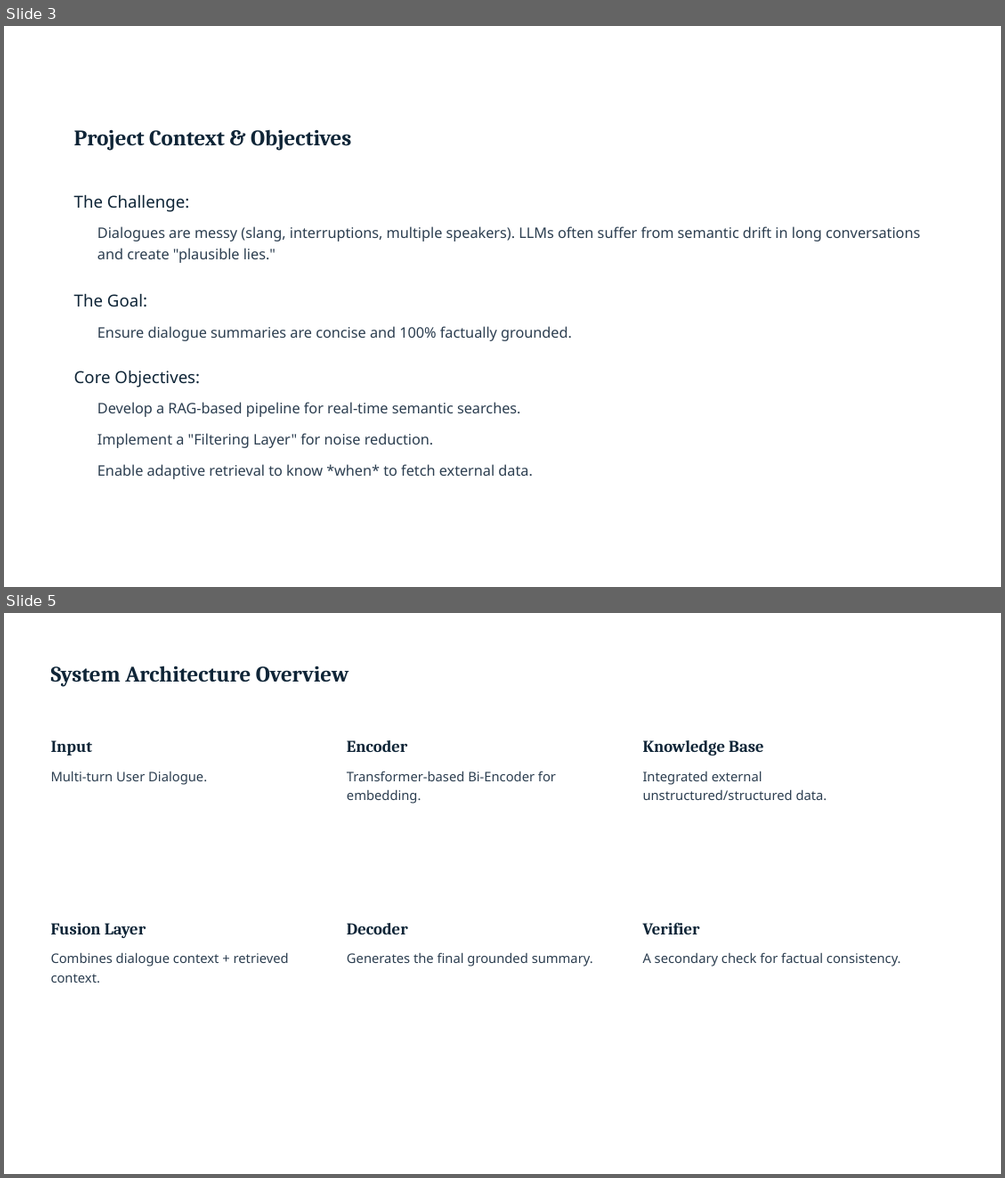
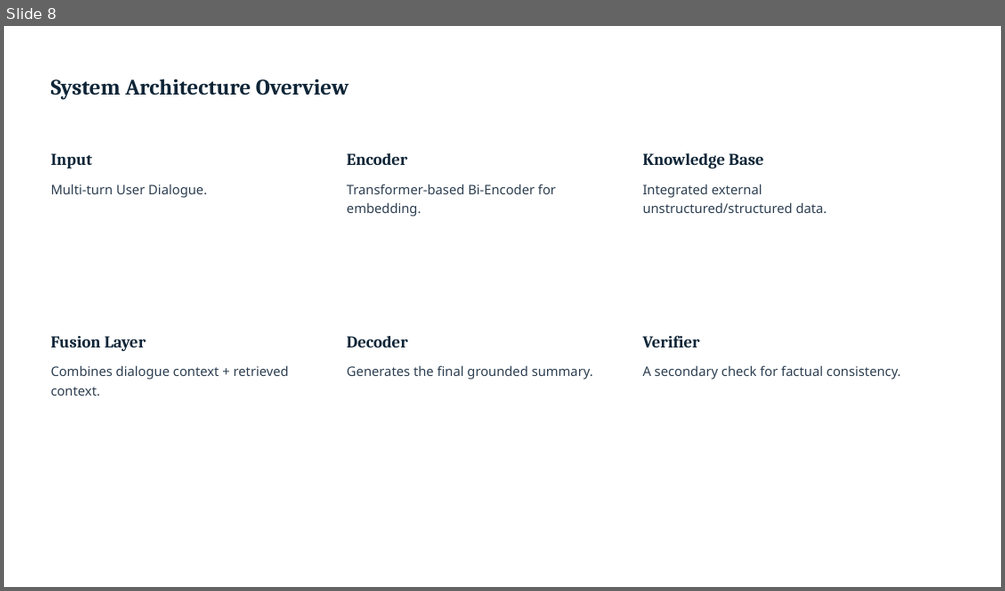
Before and after one commit to sOuL2000s/single-ppt-hosting-website, a slide deck: Q2_Project_Status_Update_Advanced_AI_Dialogue_Summarization_Framework.pptx. Shown one above the other, each under a label of ours: slides 3 and 5 before the commit, slide 8 after it; the slides between them are not shown. The pictures are 1005x1178 and 1005x591 pixels, drawn with LibreOffice and Linux fonts; fonts in the diff are those of the drawing; background and template pictures are left out. Boxes give left, top, right and bottom in pixels: in the first picture for what was removed or moved away, otherwise in the second. Text is boxed around its words. In the diff, an @@ line names an element or a change of style, - is before the commit and + after.

```diff
--- a/Q2_Project_Status_Update_Advanced_AI_Dialogue_Summarization_Framework.pptx
+++ b/Q2_Project_Status_Update_Advanced_AI_Dialogue_Summarization_Framework.pptx
@@ slide 3 removed at bbox=[4, 26, 1001, 587], background picture (left out) @@
@@ text removed at bbox=[74, 129, 351, 150] @@
-Project Context & Objectives
@@ text removed at bbox=[74, 194, 189, 212] @@
-The Challenge:
@@ text removed at bbox=[97, 226, 920, 263] @@
-Dialogues are messy (slang, interruptions, multiple speakers). LLMs often suffer from semantic drift in long conversations and create "plausible lies."
@@ text removed at bbox=[74, 293, 147, 307] @@
-The Goal:
@@ text removed at bbox=[97, 326, 572, 341] @@
-Ensure dialogue summaries are concise and 100% factually grounded.
@@ text removed at bbox=[74, 370, 200, 387] @@
-Core Objectives:
@@ text removed at bbox=[97, 402, 521, 417] @@
-Develop a RAG-based pipeline for real-time semantic searches.
@@ text removed at bbox=[97, 433, 434, 448] @@
-Implement a "Filtering Layer" for noise reduction.
@@ text removed at bbox=[97, 464, 532, 479] @@
-Enable adaptive retrieval to know *when* to fetch external data.
@@ what was slide 5 is now slide 8 @@
```
Also in this commit, not shown: 3 slides changed, 7 slides added, 3 other slides removed.
